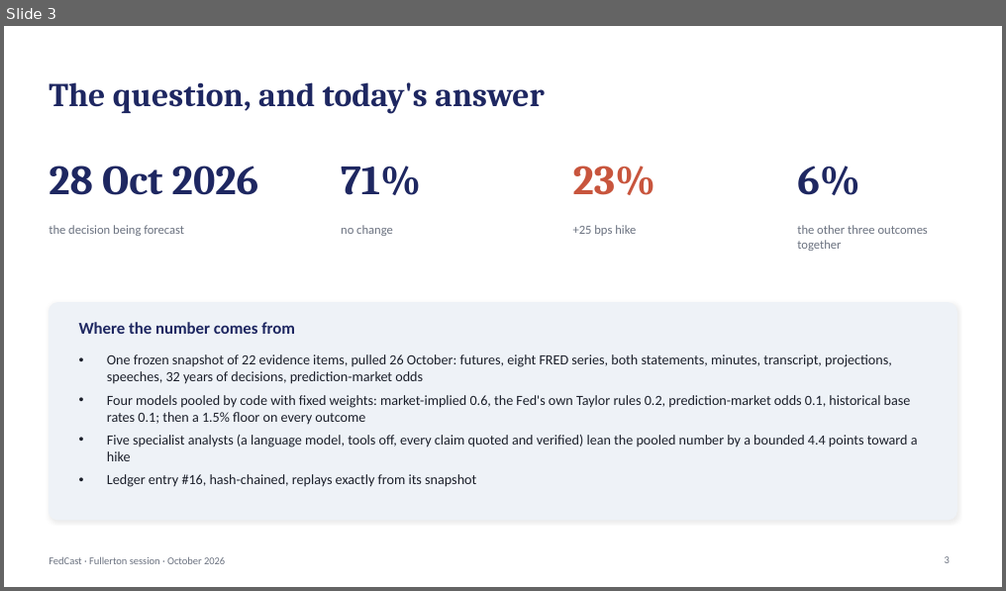
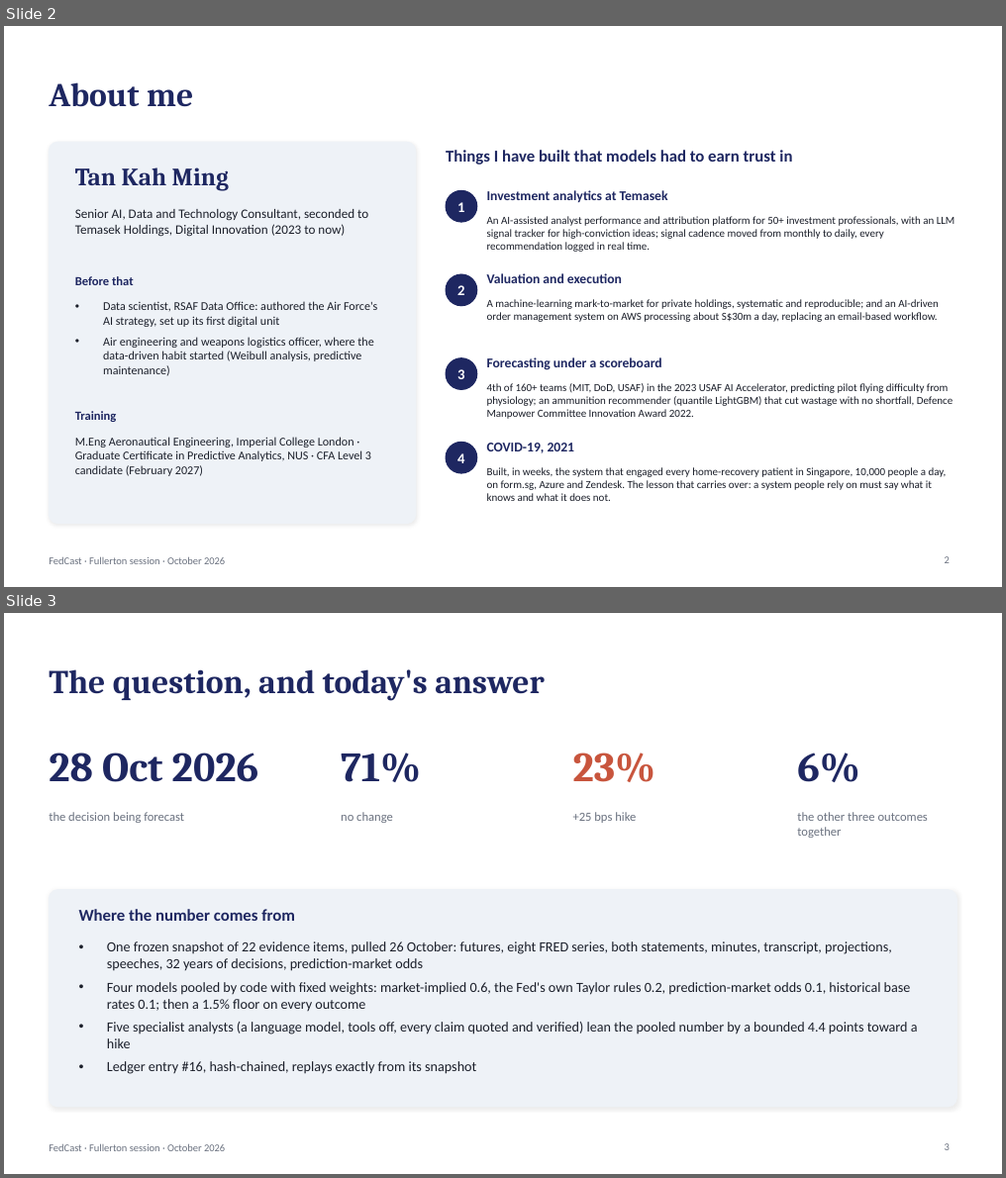
Before and after one commit to kmt112/fed-forecast, a slide deck: docs/FedCast_Fullerton.pptx. Shown one above the other, each under a label of ours: slide 3 before the commit, slides 2 and 3 after it. The pictures are 1006x591 and 1006x1178 pixels, drawn with LibreOffice and Linux fonts; fonts in the diff are those of the drawing. Boxes give left, top, right and bottom in pixels: in the first picture for what was removed or moved away, otherwise in the second. Text is boxed around its words. In the diff, an @@ line names an element or a change of style, - is before the commit and + after.

```diff
--- a/docs/FedCast_Fullerton.pptx
+++ b/docs/FedCast_Fullerton.pptx
@@ slide 2 added at [4, 26, 1002, 587], background #FFFFFF; not listed: 1 template element that a slide beside it also shows @@
@@ title added at [49, 82, 193, 107], 32 pt, text #1E2761, bold @@
+About me
@@ rounded rectangle added at [49, 142, 416, 524], fill #EEF2F7, outline #EEF2F7 1 pt @@
@@ text added at [75, 168, 229, 191], 24 pt, text #1E2761, bold @@
+Tan Kah Ming
@@ text added at [446, 150, 792, 165], 16 pt, text #1E2761, bold @@
+Things I have built that models had to earn trust in
@@ ellipse added at [446, 190, 477, 222], fill #1E2761, outline #1E2761 1 pt @@
@@ text added at [457, 202, 464, 212], 14 pt, text #FFFFFF, bold @@
+1
@@ text added at [487, 190, 668, 202], 13 pt, text #1E2761, bold @@
+Investment analytics at Temasek
@@ text added at [75, 209, 368, 237], 12.5 pt, text #1B1F2A @@
+Senior AI, Data and Technology Consultant, seconded to Temasek Holdings, Digital Innovation (2023 to now)
@@ text added at [487, 216, 955, 252], 10.5 pt, text #1B1F2A @@
+An AI-assisted analyst performance and attribution platform for 50+ investment professionals, with an LLM signal tracker for high-conviction ideas; signal cadence moved from monthly to daily, every recommendation logged in real time.
@@ text added at [75, 276, 134, 285], 12 pt, text #1E2761, bold @@
+Before that
@@ ellipse added at [446, 274, 477, 306], fill #1E2761, outline #1E2761 1 pt @@
@@ text added at [457, 285, 464, 295], 14 pt, text #FFFFFF, bold @@
+2
@@ text added at [487, 274, 622, 283], 13 pt, text #1E2761, bold @@
+Valuation and execution
@@ text added at [103, 301, 377, 376], 11.5 pt, text #1B1F2A @@
+• Data scientist, RSAF Data Office: authored the Air Force's AI strategy, set up its first digital unit
+• Air engineering and weapons logistics officer, where the data-driven habit started (Weibull analysis, predictive maintenance)
@@ text added at [487, 299, 939, 322], 10.5 pt, text #1B1F2A @@
+A machine-learning mark-to-market for private holdings, systematic and reproducible; and an AI-driven order management system on AWS processing about S$30m a day, replacing an email-based workflow.
@@ ellipse added at [446, 359, 477, 390], fill #1E2761, outline #1E2761 1 pt @@
@@ text added at [457, 370, 464, 379], 14 pt, text #FFFFFF, bold @@
+3
@@ text added at [487, 358, 661, 371], 13 pt, text #1E2761, bold @@
+Forecasting under a scoreboard
@@ text added at [75, 411, 117, 422], 12 pt, text #1E2761, bold @@
+Training
@@ text added at [487, 383, 952, 419], 10.5 pt, text #1B1F2A @@
+4th of 160+ teams (MIT, DoD, USAF) in the 2023 USAF AI Accelerator, predicting pilot flying difficulty from physiology; an ammunition recommender (quantile LightGBM) that cut wastage with no shortfall, Defence Manpower Committee Innovation Award 2022.
@@ text added at [75, 437, 371, 476], 11.5 pt, text #1B1F2A @@
+M.Eng Aeronautical Engineering, Imperial College London · Graduate Certificate in Predictive Analytics, NUS · CFA Level 3 candidate (February 2027)
@@ ellipse added at [446, 442, 477, 473], fill #1E2761, outline #1E2761 1 pt @@
@@ text added at [457, 454, 464, 464], 14 pt, text #FFFFFF, bold @@
+4
@@ text added at [487, 443, 575, 454], 13 pt, text #1E2761, bold @@
+COVID-19, 2021
@@ text added at [487, 468, 946, 501], 10.5 pt, text #1B1F2A @@
+Built, in weeks, the system that engaged every home-recovery patient in Singapore, 10,000 people a day, on form.sg, Azure and Zendesk. The lesson that carries over: a system people rely on must say what it knows and what it does not.
@@ page number added at [944, 557, 949, 564], 10 pt, text #6B7280 @@
+2
```
Also in this commit, not shown: 1 slide changed, 6 other slides added, 1 slide removed, 2 other files.
